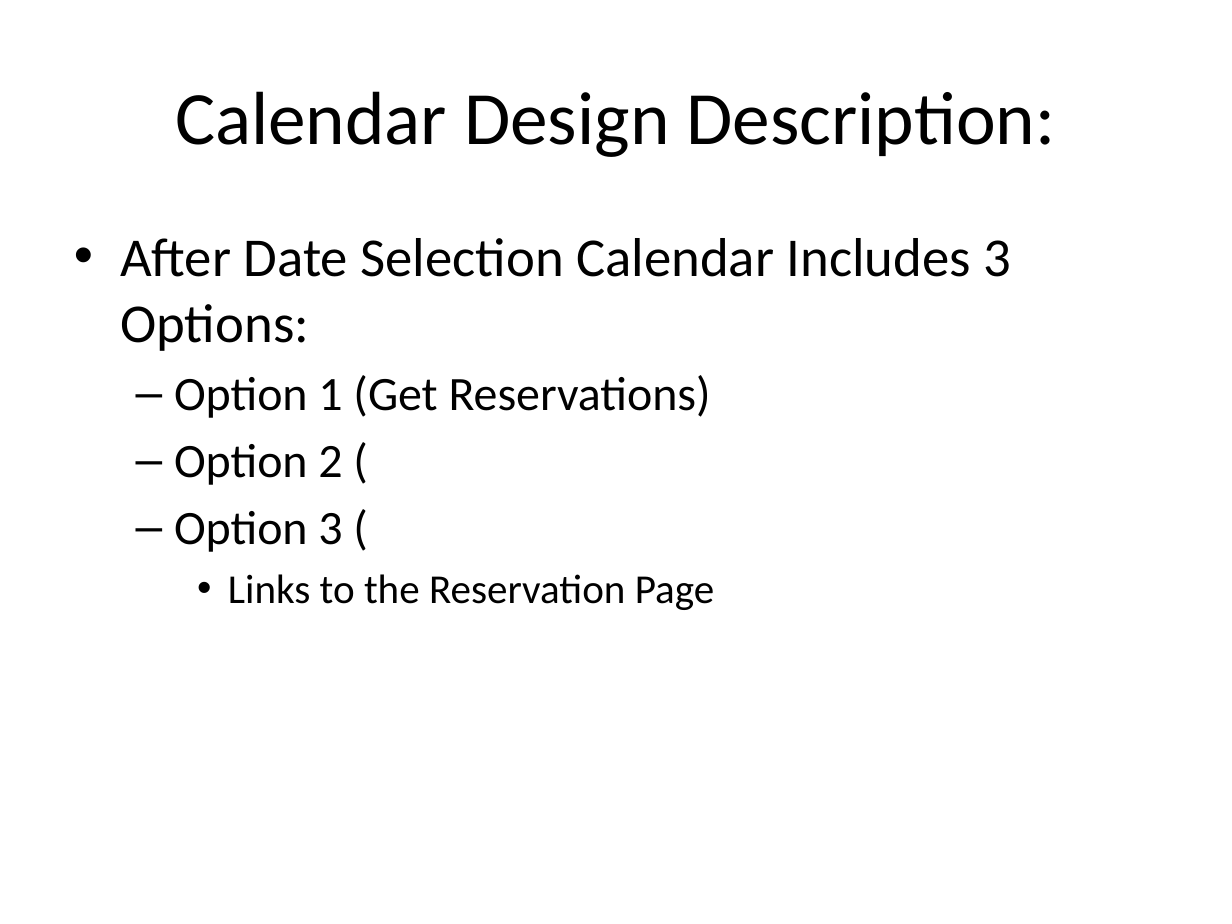
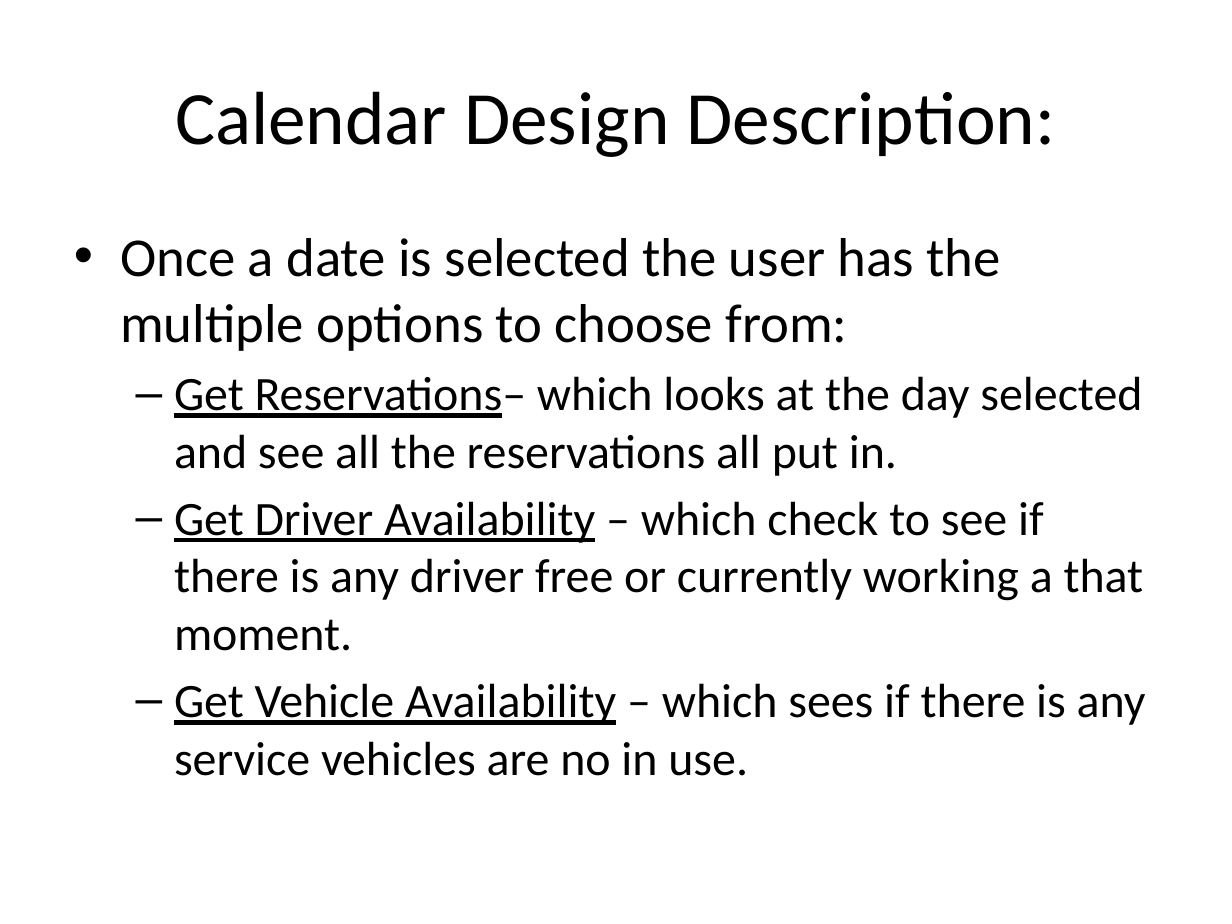
Before and after one commit to telepresencebot2/Transportation-For-Visually-Impaired, a slide deck: slide 12 of Presentation.pptx. Drawn at 1232x924 pixels with LibreOffice and Linux fonts; fonts in the diff are those of the drawing; background and template pictures are left out. Boxes give left, top, right and bottom in pixels: in the first picture for what was removed or moved away, otherwise in the second. Text is boxed around its words. In the diff, an @@ line names an element or a change of style, - is before the commit and + after.

Commit message:
Added Challenges and info about the calendar and form

```diff
--- a/Presentation.pptx
+++ b/Presentation.pptx
@@ text at box(120, 238, 1146, 776): text changed; size 32 to 28 pt @@
-• After Date Selection Calendar Includes 3 Options:
-  – Option 1 (Get Reservations)
-  – Option 2 (
-  – Option 3 (
-    • Links to the Reservation Page
+• Once a date is selected the user has the multiple options to choose from:
+  – Get Reservations– which looks at the day selected and see all the reservations all put in.
+  – Get Driver Availability – which check to see if there is any driver free or currently working a that moment.
+  – Get Vehicle Availability – which sees if there is any service vehicles are no in use.
```
Also in this commit, not shown: 3 other slides changed, 2 slides added, 1 slide removed.
